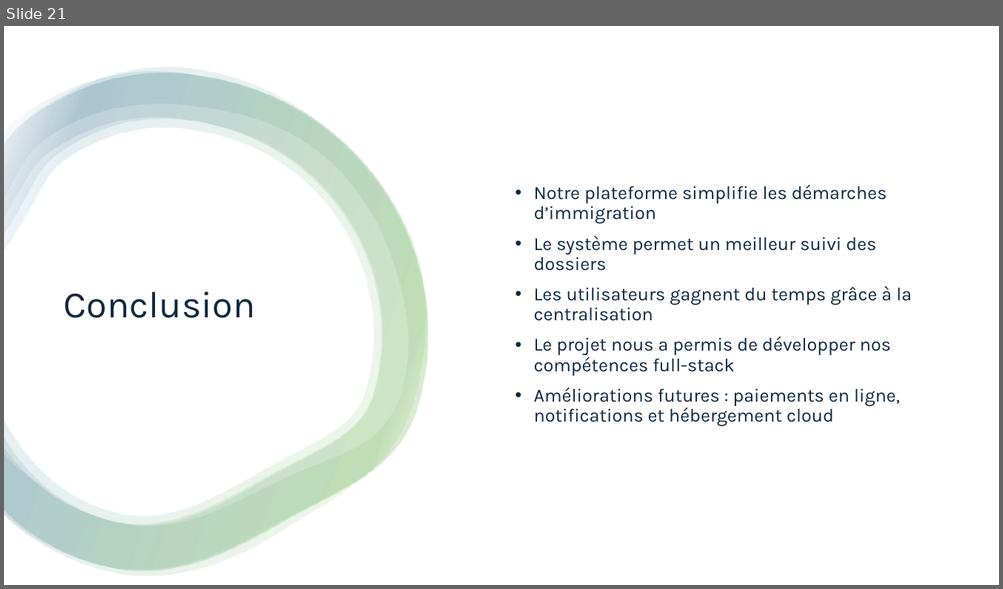
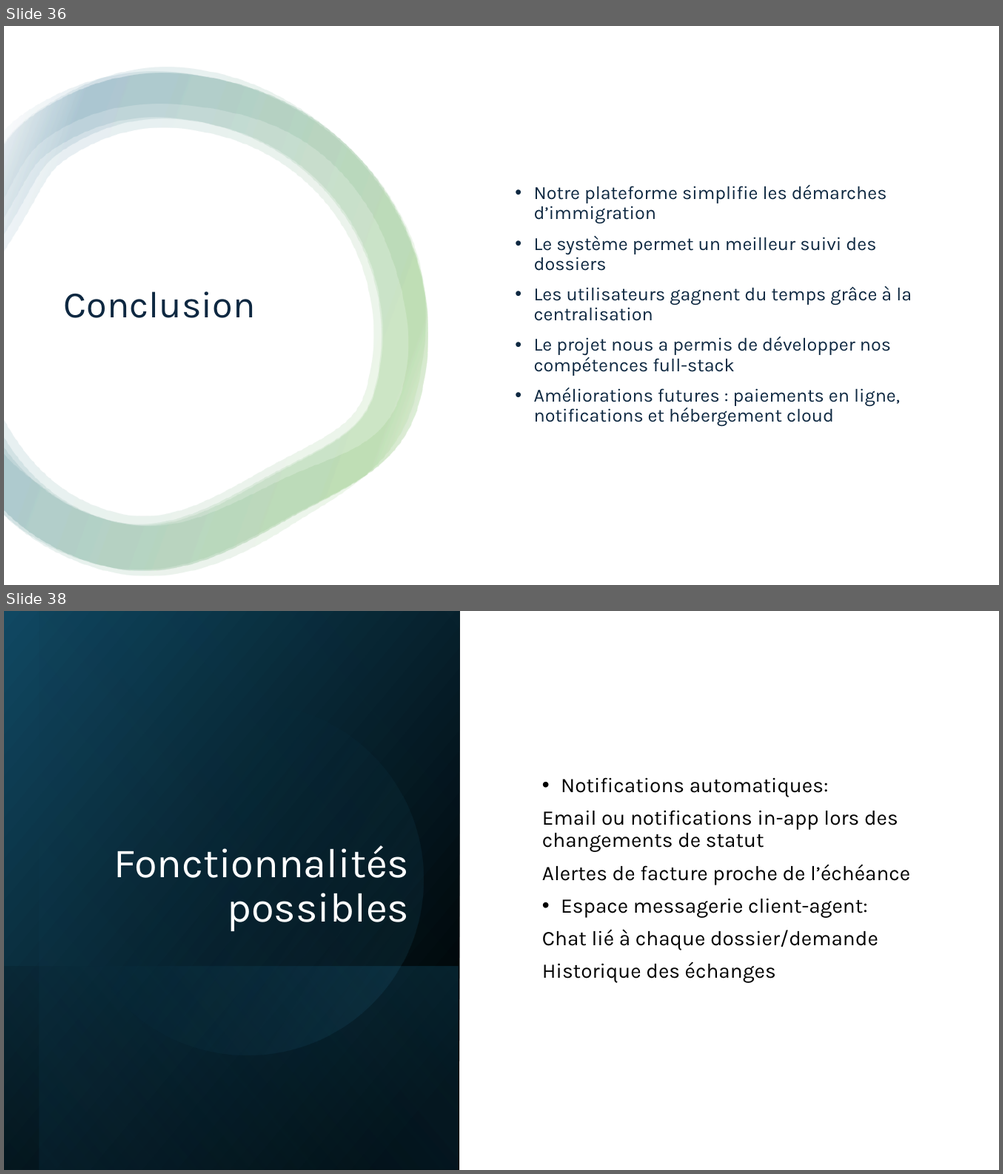
Before and after one commit to xpelletier07/Projet_Site_Immigration, a slide deck: Mandats/Mandat_3/Présentation.pptx. Shown one above the other, each under a label of ours: slide 21 before the commit, slides 36 and 38 after it; the slides between them are not shown. The pictures are 1003x589 and 1003x1174 pixels, drawn with LibreOffice and Linux fonts; fonts in the diff are those of the drawing. Boxes give left, top, right and bottom in pixels: in the first picture for what was removed or moved away, otherwise in the second. Text is boxed around its words. In the diff, an @@ line names an element or a change of style, - is before the commit and + after.

```diff
--- a/Mandats/Mandat_3/Présentation.pptx
+++ b/Mandats/Mandat_3/Présentation.pptx
@@ slide 38 added at box(4, 611, 999, 1170), background #FFFFFF @@
@@ rectangle added at box(4, 611, 459, 1170), fill gradient #000000 to #104862 @@
@@ rectangle added at box(40, 611, 460, 1170), fill gradient #000000 to #156082 @@
@@ ellipse added at box(40, 671, 455, 1087), fill gradient #156082 to #46B1E1 @@
@@ text added at box(542, 777, 910, 983), 20 pt, text #000000 @@
+• Notifications automatiques:
+Email ou notifications in-app lors des changements de statut
+Alertes de facture proche de l’échéance
+• Espace messagerie client-agent:
+Chat lié à chaque dossier/demande
+Historique des échanges
@@ title added at box(114, 846, 410, 931), 40 pt, text #FFFFFF @@
+Fonctionnalités possibles
@@ rectangle added at box(4, 966, 458, 1170), fill gradient #156082 to #000000 @@
@@ what was slide 21 is now slide 36 @@
```
Also in this commit, not shown: 3 slides changed, 15 other slides added.
